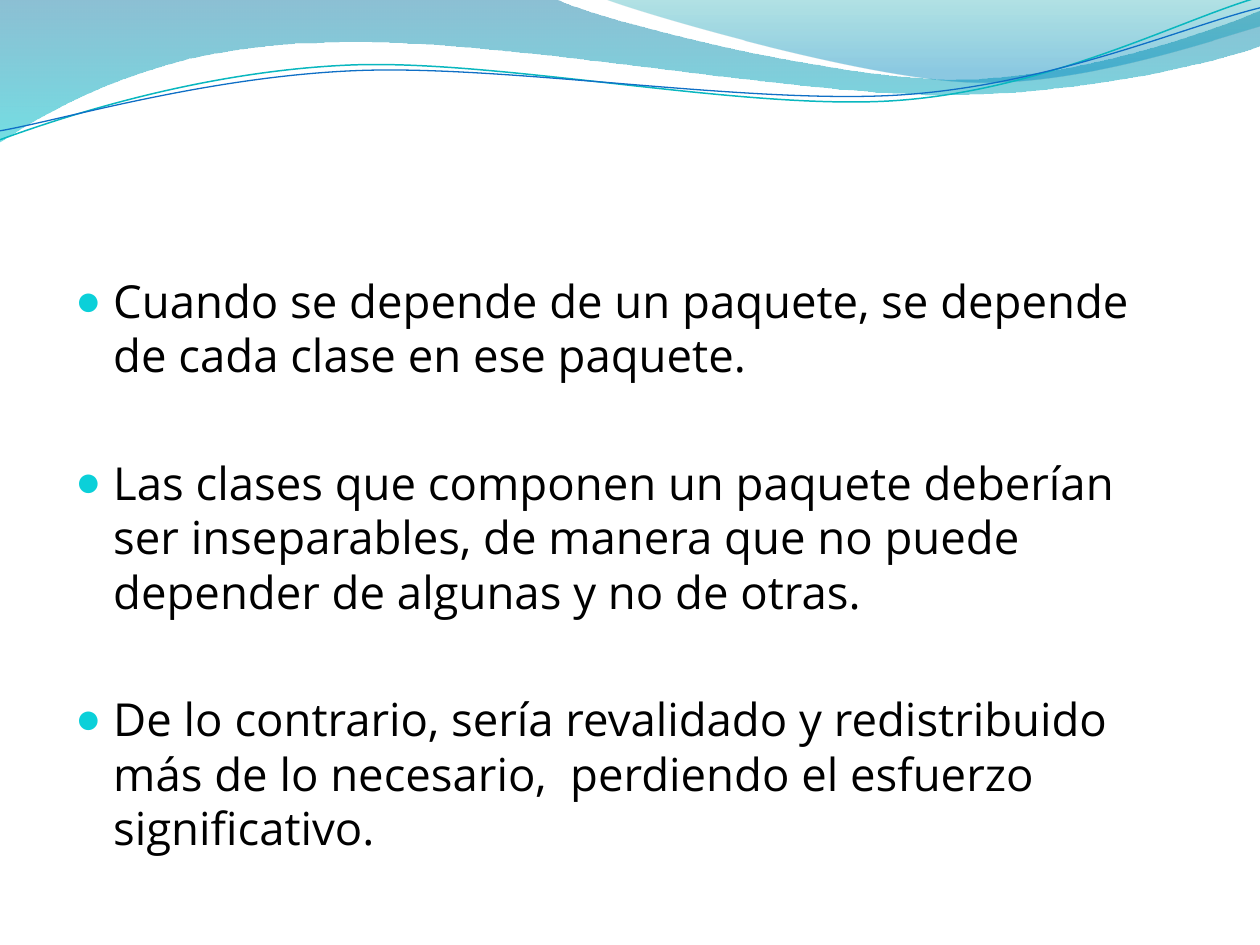
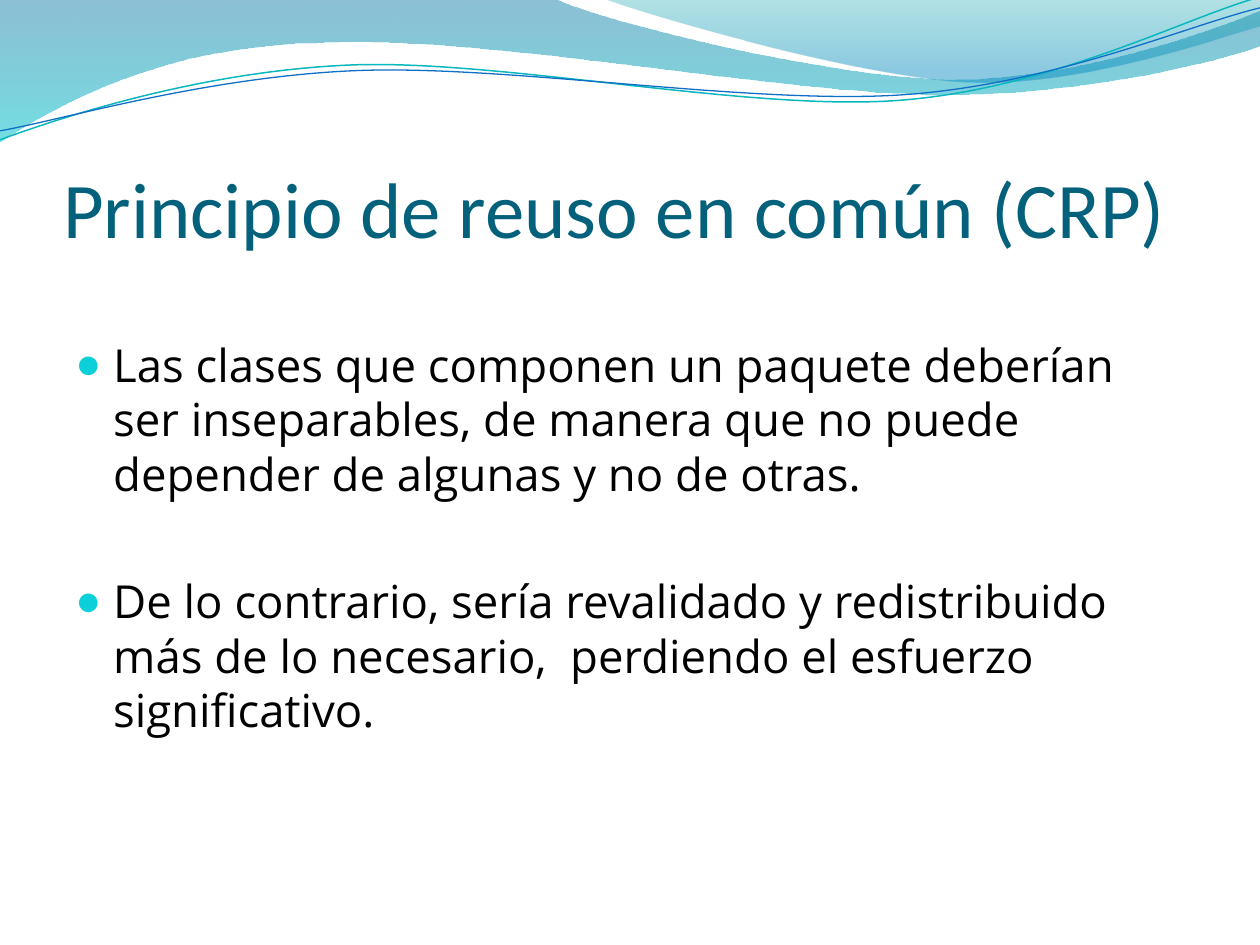
Before and after one commit to vvalotto/MiRepositorio, a slide deck: slide 54 of Disenio de Software/Principios OO/Presentaciones/Principios de Diseño OO.pptx (slide 53 before the commit). Drawn at 1260x945 pixels with LibreOffice and Linux fonts; fonts in the diff are those of the drawing; background and template pictures are left out. Boxes give left, top, right and bottom in pixels: in the first picture for what was removed or moved away, otherwise in the second. Text is boxed around its words. In the diff, an @@ line names an element or a change of style, - is before the commit and + after.

```diff
--- a/Disenio de Software/Principios OO/Presentaciones/Principios de Diseño OO.pptx
+++ b/Disenio de Software/Principios OO/Presentaciones/Principios de Diseño OO.pptx
@@ title added at [63,180,1165,251], 45 pt, text #04617B @@
+Principio de reuso en común (CRP)
@@ text at [113,283,1128,383]: paragraph removed @@
-● Cuando se depende de un paquete, se depende de cada clase en ese paquete.
```
Also in this commit, not shown: 3 other slides changed, 5 slides added, 49 other files.
